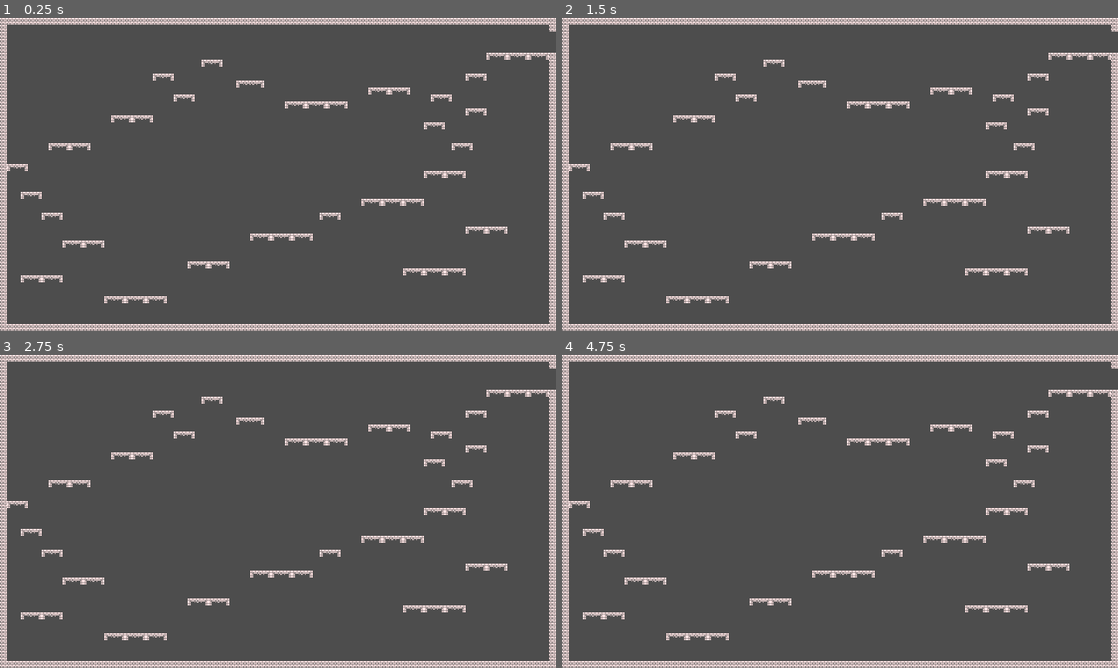
Above: before the commit, frames 1-4 (two rows, left to right).
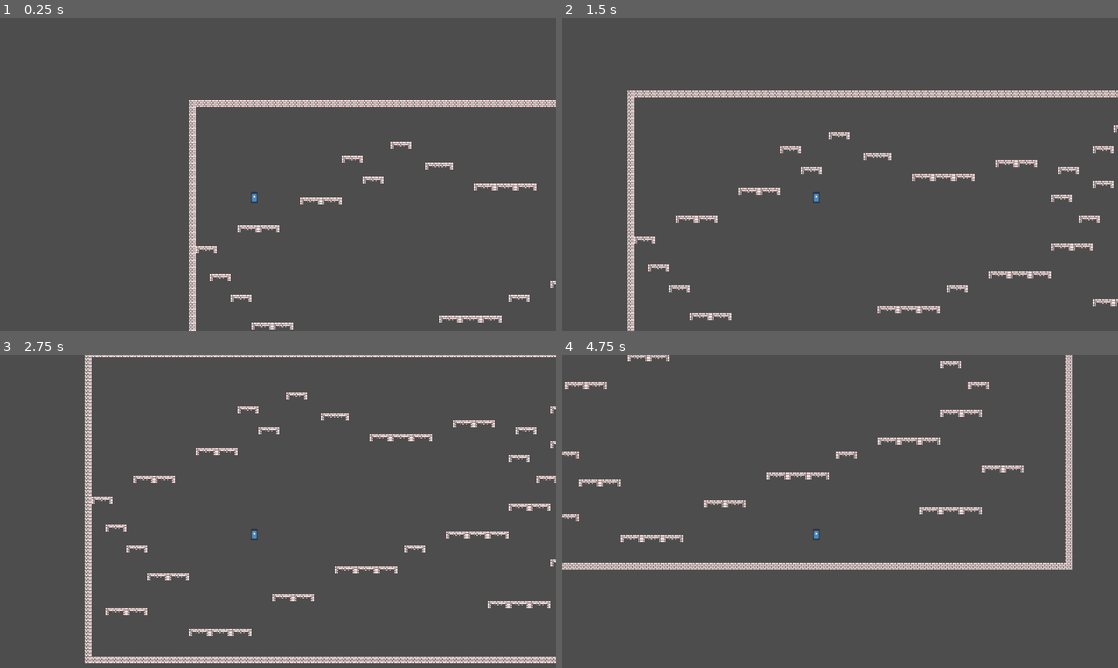
Above: after the commit, the same moments.

Repository: EXLAIZOR/tick-times
Game: Godot game, scene res://Scenes/level1.tscn
The game is run twice, just before and just after one commit, with the same random seed, the same clock (stepped at 60 frames per second) and the same inputs. Before the commit the project has no main scene; this scene is started directly in both runs. The engine's default icon, where the game draws it, is replaced by a stand-in: a white triangle on a blue panel in a dark square.
Inputs:
- Up to frame 1 (0.25 s): no input
- Up to frame 2 (1.5 s): tap Enter (ui_accept) at 0.5, 0.6, 0.77, 1.07, 1.35 s; hold Right (ui_right) from 0.53 s (still down)
- Up to frame 3 (2.75 s): tap Enter (ui_accept) at 1.52, 1.82, 2.1 s; release Right (ui_right) at 2.03 s; hold Left (ui_left) from 2.03 s (still down)
- Up to frame 4 (4.75 s): release Left (ui_left) at 2.78 s; hold Right (ui_right) 2.78-4.28 s; tap Enter (ui_accept) at 2.85, 3.02, 3.32, 3.6, 3.77, 4.07, 4.35, 4.52 s; hold Left (ui_left) from 4.28 s (still down)

The runs differ from the first frame. In frame 1, 12% of the frame differs, in the area x 0-100%, y 0-100%; in frame 2, 13%; in frame 3, 12%; in frame 4, 13%.

Commit message:
Pleyer
Hope everything works

Diff:
--- a/Scenes/level1.tscn
+++ b/Scenes/level1.tscn
@@ -1,6 +1,7 @@
 [gd_scene format=4 uid="uid://pv7vm5novsk4"]
 
 [ext_resource type="Texture2D" uid="uid://dr2fhqda2tcg8" path="res://assets/images/Tilemap/LittleJumper1bitAssets/Tileset/1bitfull_tileset.png" id="1_sbmc0"]
+[ext_resource type="PackedScene" uid="uid://bif7kogln61f3" path="res://player.tscn" id="2_vly50"]
 
 [sub_resource type="TileSetAtlasSource" id="TileSetAtlasSource_8j1ym"]
 texture = ExtResource("1_sbmc0")
@@ -32,7 +33,9 @@
 9:2/0 = 0
 10:2/0 = 0
 12:2/0 = 0
+12:2/0/physics_layer_0/polygon_0/points = PackedVector2Array(-8, -8, 8, -8, 8, 8, -8, 8)
 14:2/0 = 0
+14:2/0/physics_layer_0/polygon_0/points = PackedVector2Array(-8, -8, 8, -8, 8, 8, -8, 8)
 16:2/0 = 0
 17:2/0 = 0
 1:3/0 = 0
@@ -45,8 +48,11 @@
 8:3/0 = 0
 9:3/0 = 0
 12:3/0 = 0
+12:3/0/physics_layer_0/polygon_0/points = PackedVector2Array(-8, -8, 8, -8, 8, 8, -8, 8)
 13:3/0 = 0
+13:3/0/physics_layer_0/polygon_0/points = PackedVector2Array(-8, -8, 8, -8, 8, 8, -8, 8)
 14:3/0 = 0
+14:3/0/physics_layer_0/polygon_0/points = PackedVector2Array(-8, -8, 8, -8, 8, 8, -8, 8)
 1:4/0 = 0
 2:4/0 = 0
 3:4/0 = 0
@@ -133,5 +139,9 @@
 [node name="LevelRoot" type="Node2D" unique_id=1656716161]
 
 [node name="TileMapLayer" type="TileMapLayer" parent="." unique_id=1118061081]
+position = Vector2(-4, -3)
 tile_map_data = PackedByteArray("AAAAACwAAAAPAAQAAAABACwAAAAPAAQAAAACACwAAAAPAAQAAAADACwAAAAPAAQAAAAEACwAAAAPAAQAAAAFAC …(6080 unchanged characters)…
 tile_set = SubResource("TileSet_e1x5f")
+
+[node name="Player" parent="." unique_id=1425424670 instance=ExtResource("2_vly50")]
+position = Vector2(201, 139)
--- /dev/null
+++ b/character_body_2d.gd
@@ -0,0 +1,25 @@
+extends CharacterBody2D
+
+
+const SPEED = 300.0
+const JUMP_VELOCITY = -400.0
+
+
+func _physics_process(delta: float) -> void:
+	# Add the gravity.
+	if not is_on_floor():
+		velocity += get_gravity() * delta
+
+	# Handle jump.
+	if Input.is_action_just_pressed("ui_accept") and is_on_floor():
+		velocity.y = JUMP_VELOCITY
+
+	# Get the input direction and handle the movement/deceleration.
+	# As good practice, you should replace UI actions with custom gameplay actions.
+	var direction := Input.get_axis("ui_left", "ui_right")
+	if direction:
+		velocity.x = direction * SPEED
+	else:
+		velocity.x = move_toward(velocity.x, 0, SPEED)
+
+	move_and_slide()
--- /dev/null
+++ b/player.tscn
@@ -0,0 +1,21 @@
+[gd_scene format=3 uid="uid://bif7kogln61f3"]
+
+[ext_resource type="Script" uid="uid://b2cperwr32fre" path="res://character_body_2d.gd" id="1_onrkg"]
+[ext_resource type="Texture2D" uid="uid://d0mmnthl1rmfn" path="res://icon.svg" id="2_i3pqv"]
+
+[sub_resource type="RectangleShape2D" id="RectangleShape2D_y1p4y"]
+size = Vector2(13, 24)
+
+[node name="Player" type="CharacterBody2D" unique_id=1425424670]
+script = ExtResource("1_onrkg")
+
+[node name="Camera2D" type="Camera2D" parent="." unique_id=541086614]
+
+[node name="CollisionShape2D" type="CollisionShape2D" parent="." unique_id=167035600]
+position = Vector2(-54.5, 52)
+shape = SubResource("RectangleShape2D_y1p4y")
+
+[node name="Icon" type="Sprite2D" parent="." unique_id=252300607]
+position = Vector2(-54.5, 53)
+scale = Vector2(0.1171875, 0.203125)
+texture = ExtResource("2_i3pqv")
--- a/project.godot
+++ b/project.godot
@@ -15,6 +15,7 @@
 [application]
 
 config/name="Tick Times"
+run/main_scene="uid://pv7vm5novsk4"
 config/features=PackedStringArray("4.7", "Forward Plus")
 config/icon="res://icon.svg"
 
Not shown, changed: assets/images/Tilemap/LittleJumper1bitAssets/Tileset/1bitfull_tileset.png.import
Not shown, added: character_body_2d.gd.uid
Not shown, changed: icon.svg.import
